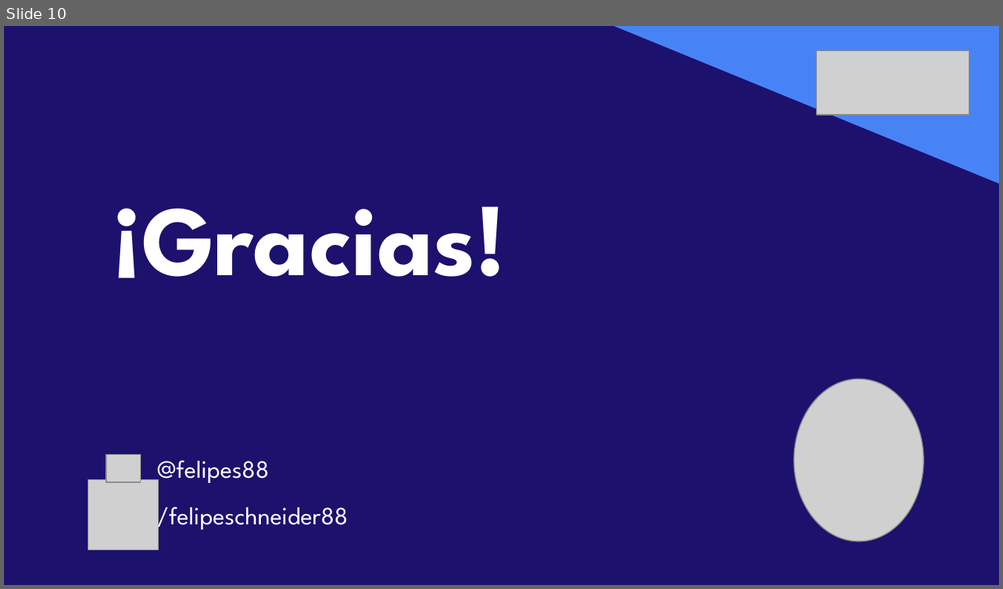
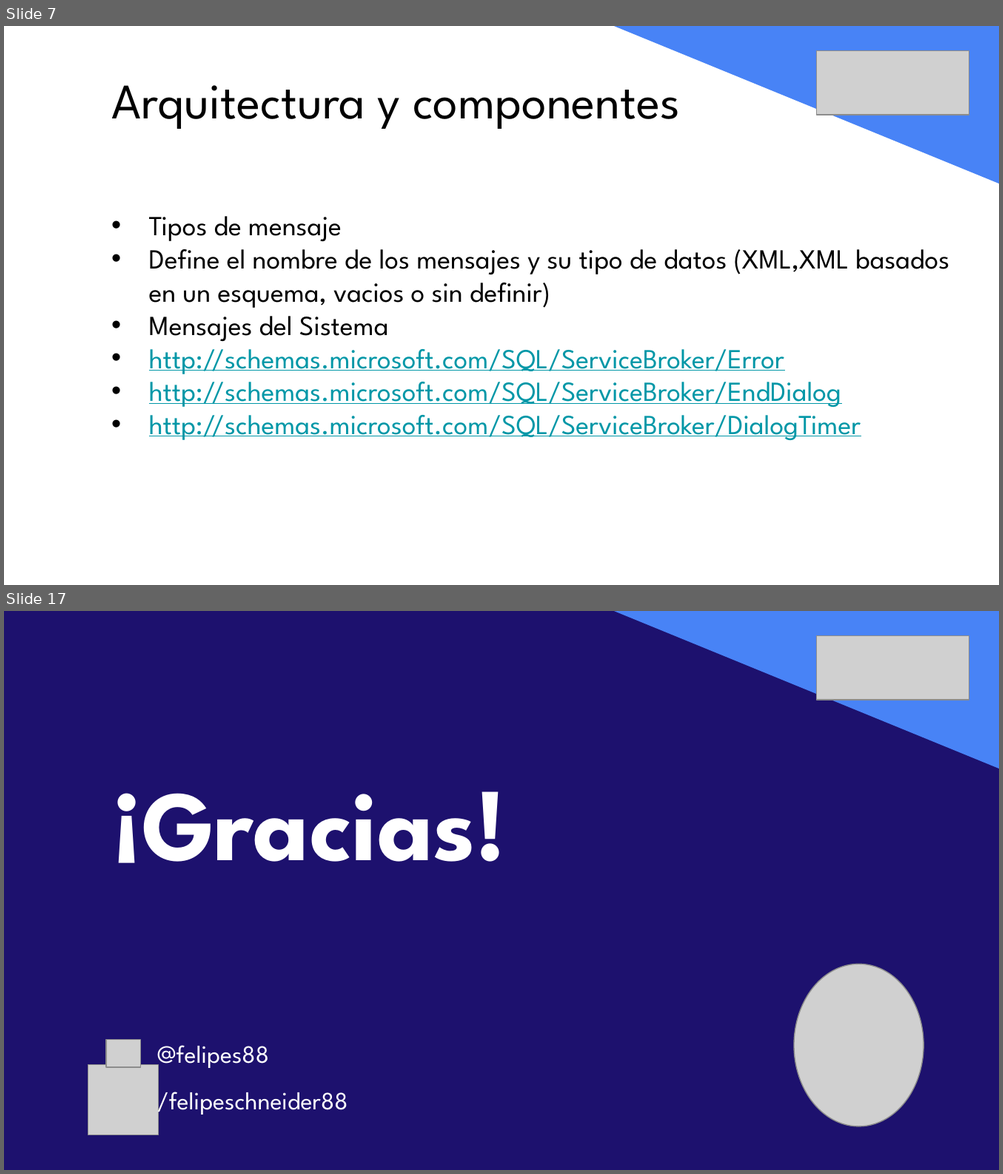
Before and after one commit to felipeschneider88/charlas, a slide deck: vOpen2019/vOpen19-UY-FelipeSchneider.pptx. Shown one above the other, each under a label of ours: slide 10 before the commit, slides 7 and 17 after it; the slides between them are not shown. The pictures are 1003x589 and 1003x1174 pixels, drawn with LibreOffice and Linux fonts; fonts in the diff are those of the drawing; grey boxes stand for pictures. Boxes give left, top, right and bottom in pixels: in the first picture for what was removed or moved away, otherwise in the second. Text is boxed around its words. In the diff, an @@ line names an element or a change of style, - is before the commit and + after.

Commit message:
Presentacion final
Se agregó imagen de arquitectura y se modifico script para que use la base HolaMundo

```diff
--- a/vOpen2019/vOpen19-UY-FelipeSchneider.pptx
+++ b/vOpen2019/vOpen19-UY-FelipeSchneider.pptx
@@ slide 7 added at <box>4,26,999,585</box>, background #FFFFFF @@
@@ right triangle added at <box>614,26,999,184</box>, fill #4883F6 @@
@@ picture added at <box>817,51,970,115</box> @@
@@ text added at <box>111,85,680,129</box>, 36 pt, text #000000 @@
+Arquitectura y componentes
@@ text added at <box>149,216,949,440</box>, 20 pt, text #0097A7, underline @@
+• Tipos de mensaje
+        • Define el nombre de los mensajes y su tipo de datos (XML,XML basados en un esquema, vacios o sin definir)
+        • Mensajes del Sistema
+              • http://schemas.microsoft.com/SQL/ServiceBroker/Error
+                • http://schemas.microsoft.com/SQL/ServiceBroker/EndDialog
+                • http://schemas.microsoft.com/SQL/ServiceBroker/DialogTimer
@@ what was slide 10 is now slide 17 @@
```
Also in this commit, not shown: 2 slides changed, 10 other slides added, 4 slides removed, 2 other files.
